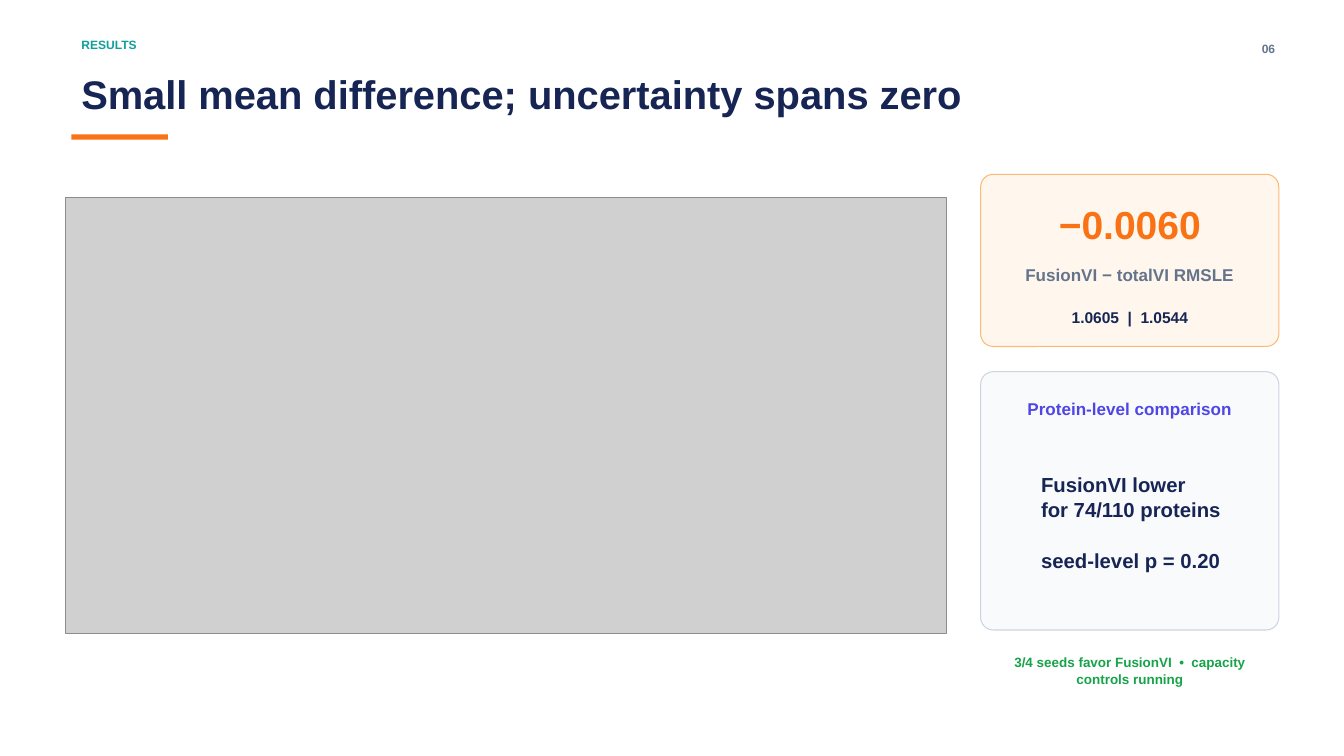
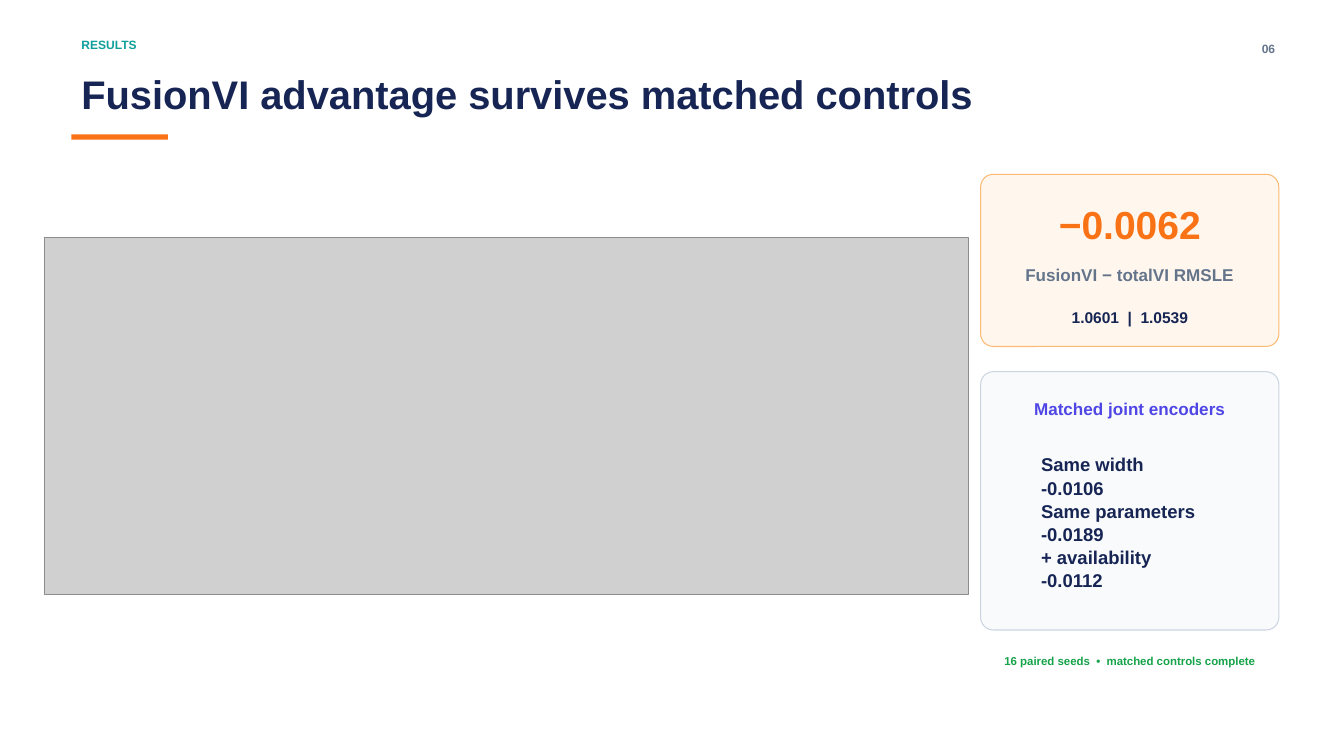
Before and after one commit to nazirad19/FusionVI, a slide deck: slide 6 of deliverables/FusionVI_Paper_Benchmark_Presentation.pptx. Drawn at 1344x756 pixels with LibreOffice and Linux fonts; fonts in the diff are those of the drawing; grey boxes stand for pictures. Boxes give left, top, right and bottom in pixels: in the first picture for what was removed or moved away, otherwise in the second. Text is boxed around its words. In the diff, an @@ line names an element or a change of style, - is before the commit and + after.

Commit message:
Update presentation with 16-seed controls

```diff
--- a/deliverables/FusionVI_Paper_Benchmark_Presentation.pptx
+++ b/deliverables/FusionVI_Paper_Benchmark_Presentation.pptx
@@ text at [81,80,973,118]: text changed @@
-Small mean difference; uncertainty spans zero
+FusionVI advantage survives matched controls
@@ picture: place and size @@
-picture at [66,198,948,633]
+picture at [44,238,969,595]
@@ text at [1059,211,1201,240]: text changed @@
-−0.0060
+−0.0062
@@ text at [1072,312,1188,323]: text changed @@
-1.0605 | 1.0544
+1.0601 | 1.0539
@@ text at [1034,402,1225,419]: text changed @@
-Protein-level comparison
+Matched joint encoders
@@ text at [1041,457,1195,587]: text changed; size 14.5 to 13.3 pt @@
-FusionVI lower
-for 74/110 proteins
-seed-level p = 0.20
+Same width -0.0106
+Same parameters -0.0189
++ availability -0.0112
@@ text at [1004,656,1255,668]: text changed; size 9.6 to 8.2 pt @@
-3/4 seeds favor FusionVI • capacity controls running
+16 paired seeds • matched controls complete
```
Also in this commit, not shown: 5 other slides changed.
